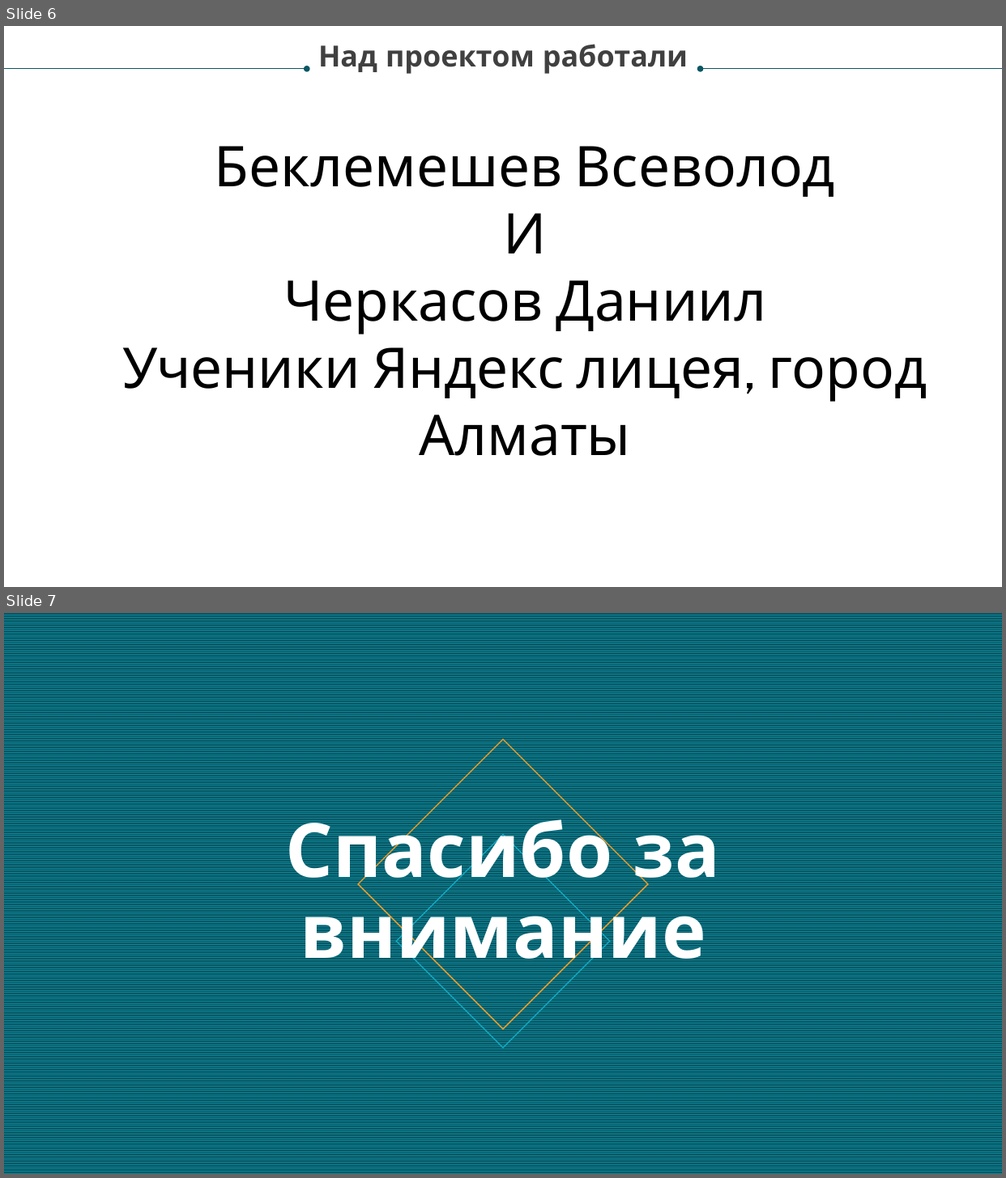
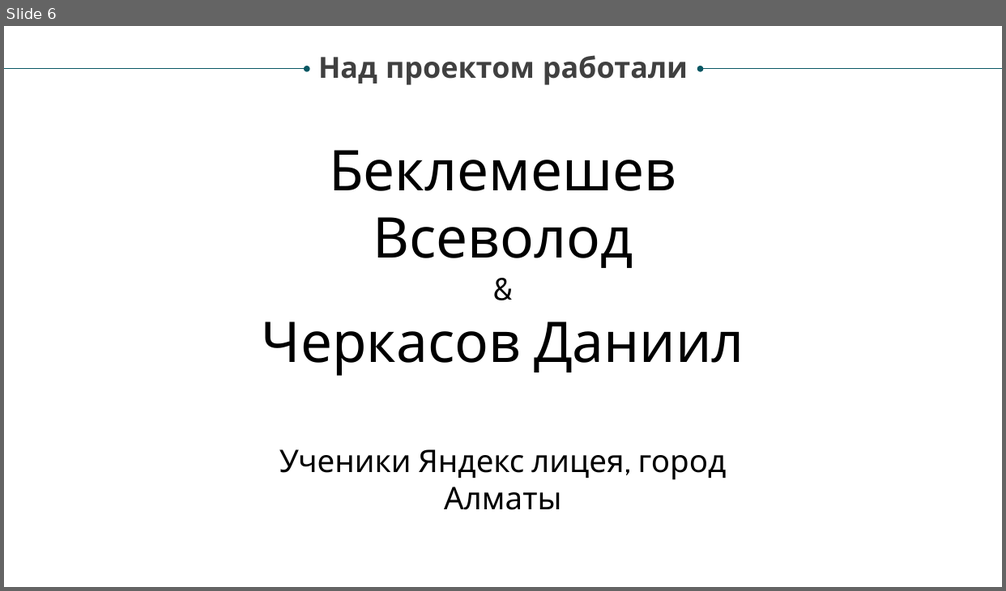
Before and after one commit to vega-d/CatClient, a slide deck: Presentation for CatClient on RU.pptx. Shown one above the other, each under a label of ours: slides 6 and 7 before the commit, slide 6 after it. The pictures are 1006x1178 and 1006x591 pixels, drawn with LibreOffice and Linux fonts; fonts in the diff are those of the drawing. Boxes give left, top, right and bottom in pixels: in the first picture for what was removed or moved away, otherwise in the second. Text is boxed around its words. In the diff, an @@ line names an element or a change of style, - is before the commit and + after.

```diff
--- a/Presentation for CatClient on RU.pptx
+++ b/Presentation for CatClient on RU.pptx
@@ slide 7 removed at (4, 613, 1002, 1174), background pattern #0D8295 on #085764 @@
@@ diamond removed at (358, 739, 648, 1029) @@
@@ title removed at (286, 807, 720, 977) @@
-Спасибо за внимание
@@ diamond removed at (396, 835, 610, 1048) @@
@@ slide 6 changed as well @@
@@ text "Над проектом работали": place and size @@
-text "Над проектом работали" at (318, 44, 688, 74)
+text "Над проектом работали" at (318, 55, 688, 85)
@@ text "Беклемешев Всеволод": place and size @@
-text "Беклемешев Всеволод" at (122, 146, 927, 402)
+text "Беклемешев Всеволод" at (262, 150, 744, 510)
@@ text at (503, 213, 546, 254): text changed; size 54 to 30 pt @@
-И
+&
@@ text at (279, 450, 727, 510): size 54 to 30 pt in "Ученики Яндекс лицея, город Алматы" @@
```
Also in this commit, not shown: 5 other slides changed, 1 other file.
